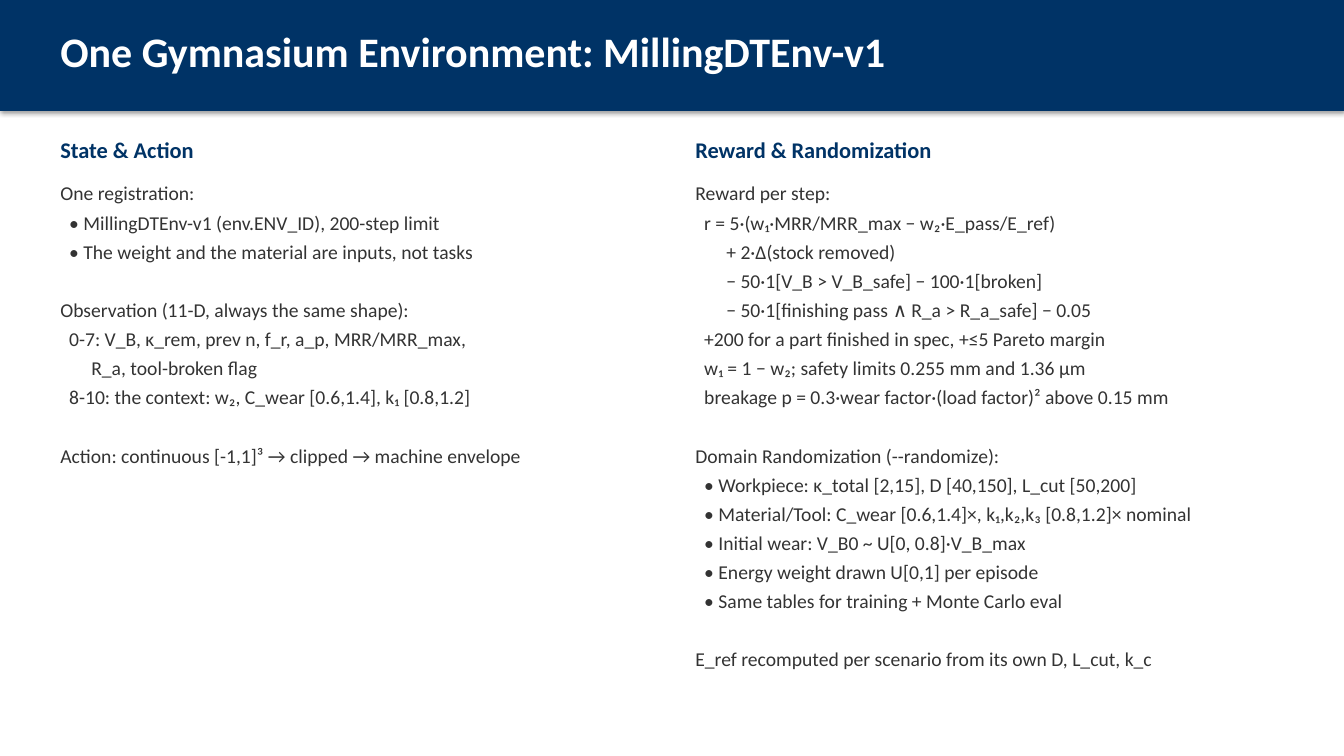
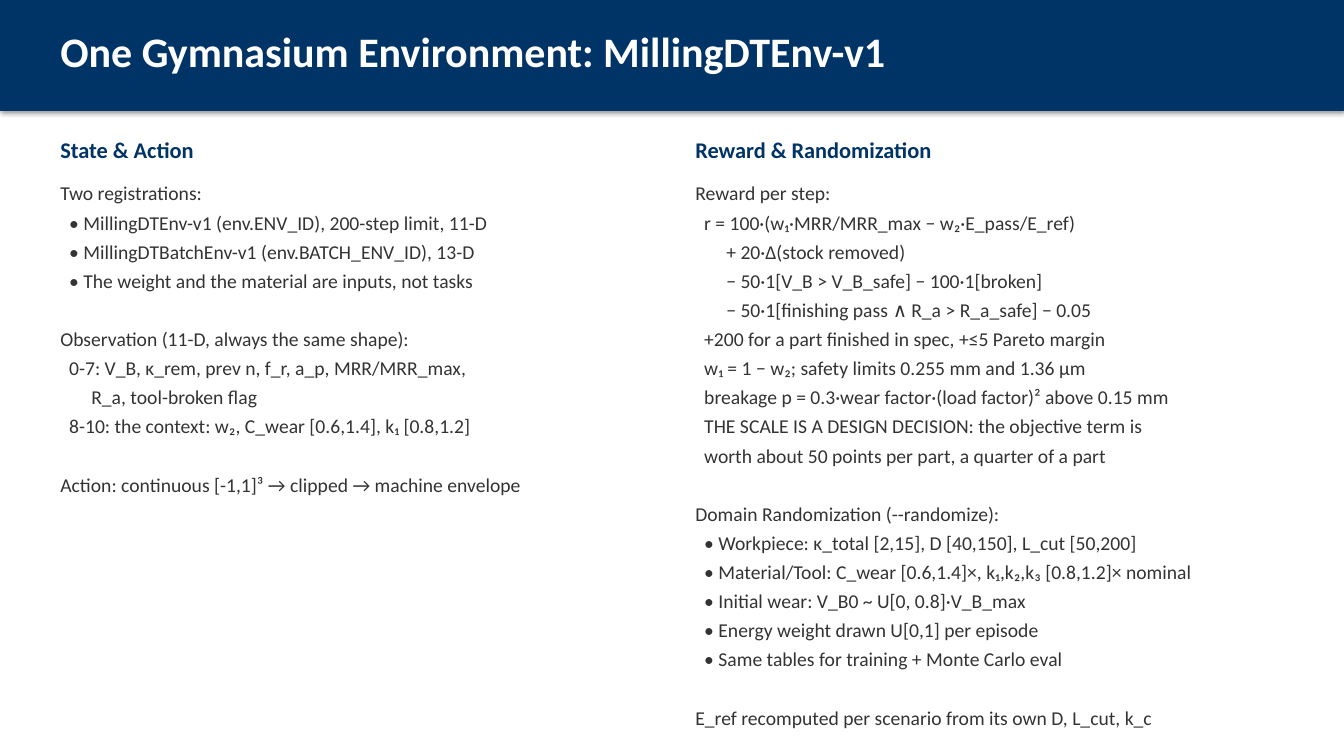
Before and after one commit to AbhinandIITM/AI-in-Mfg, a slide deck: slide 6 of report/presentation.pptx. Drawn at 1344x756 pixels with LibreOffice and Linux fonts; fonts in the diff are those of the drawing. Boxes give left, top, right and bottom in pixels: in the first picture for what was removed or moved away, otherwise in the second. Text is boxed around its words. In the diff, an @@ line names an element or a change of style, - is before the commit and + after.

Commit message:
docs: the new results, the three fixes and the two new experiments
The documentation is rebuilt around what the work now measures. The reward
scales, the wear calibration and the strengthened classical controller are
described with their reasons, and the three regimes of the robustness
experiment are the central result: inside a perfect digital twin the
controller still wins the reward by a margin inside the noise, the learned
policy is the better throughput operator, and the advantage appears where
the controller's information advantage disappears.

Two claims reversed and are stated as reversals: one policy against 21
per-weight policies is now 1.4% to 5.6% ahead over the lower weights and
behind at the two heaviest, and the controller initialization is now actively
harmful, because the clone starts the policy at the conservative operating
point that the corrected reward punishes.

The report is 33 pages with 8 figures, the deck 28 frames, the PowerPoint
file 25 slides, and all three are rebuilt from the artifacts.

```diff
--- a/report/presentation.pptx
+++ b/report/presentation.pptx
@@ text at [60,186,487,263]: text changed @@
-One registration:
-• MillingDTEnv-v1 (env.ENV_ID), 200-step limit
+Two registrations:
+• MillingDTEnv-v1 (env.ENV_ID), 200-step limit, 11-D
+• MillingDTBatchEnv-v1 (env.BATCH_ENV_ID), 13-D
@@ text at [704,216,1075,262]: text changed @@
-r = 5·(w₁·MRR/MRR_max − w₂·E_pass/E_ref)
-+ 2·Δ(stock removed)
+r = 100·(w₁·MRR/MRR_max − w₂·E_pass/E_ref)
++ 20·Δ(stock removed)
@@ text at [704,419,1142,466]: paragraphs added @@
+THE SCALE IS A DESIGN DECISION: the objective term is
+worth about 50 points per part, a quarter of a part
```
Also in this commit, not shown: 18 other slides changed, 2 slides added, 9 other files.
